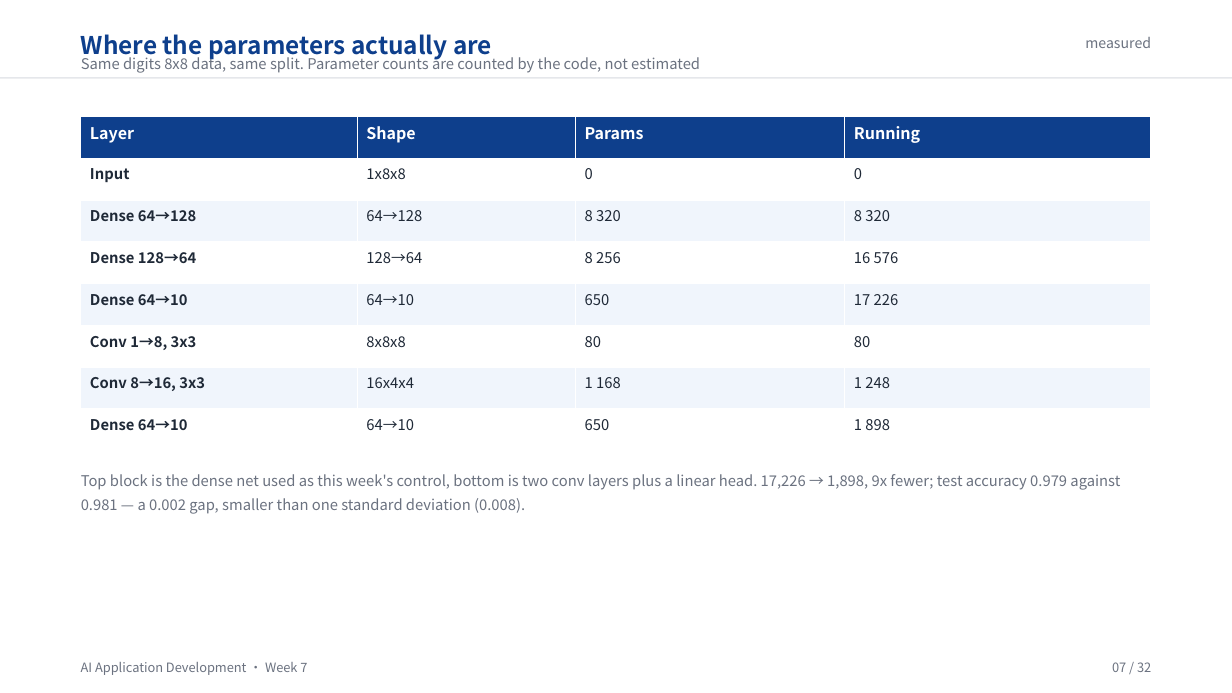
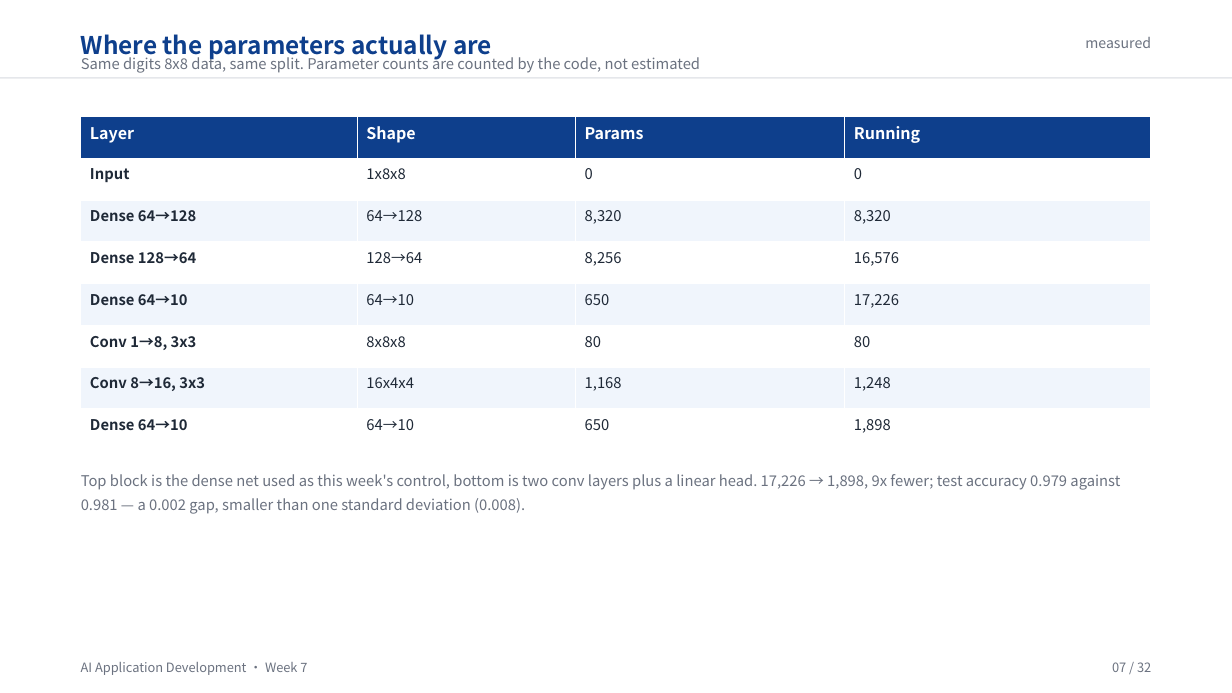
Before and after one commit to klausren/ai-application-development, a slide deck: slide 7 of lectures/week-07/lecture-en.pptx. Drawn at 1232x693 pixels with LibreOffice and Linux fonts; fonts in the diff are those of the drawing. Boxes give left, top, right and bottom in pixels: in the first picture for what was removed or moved away, otherwise in the second. Text is boxed around its words. In the diff, an @@ line names an element or a change of style, - is before the commit and + after.

```diff
--- a/lectures/week-07/lecture-en.pptx
+++ b/lectures/week-07/lecture-en.pptx
@@ table at [80,116,1150,451] @@
-row 3, column 3: 8 320
+row 3, column 3: 8,320
-row 3, column 4: 8 320
+row 3, column 4: 8,320
-row 4, column 3: 8 256
+row 4, column 3: 8,256
-row 4, column 4: 16 576
+row 4, column 4: 16,576
-row 5, column 4: 17 226
+row 5, column 4: 17,226
-row 7, column 3: 1 168
+row 7, column 3: 1,168
-row 7, column 4: 1 248
+row 7, column 4: 1,248
-row 8, column 4: 1 898
+row 8, column 4: 1,898
```
Also in this commit, not shown: 2 other slides changed, 8 other files.
